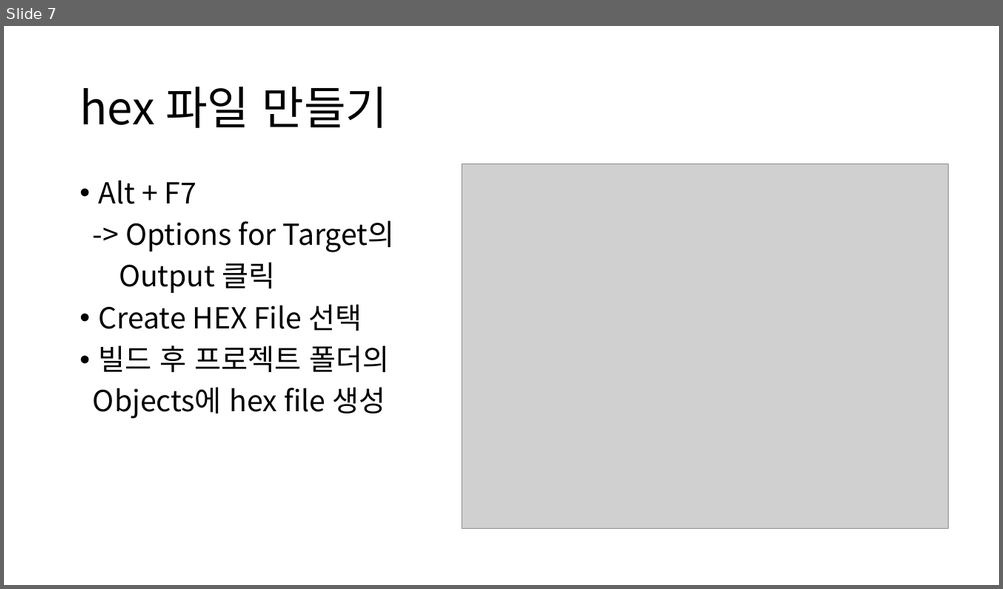
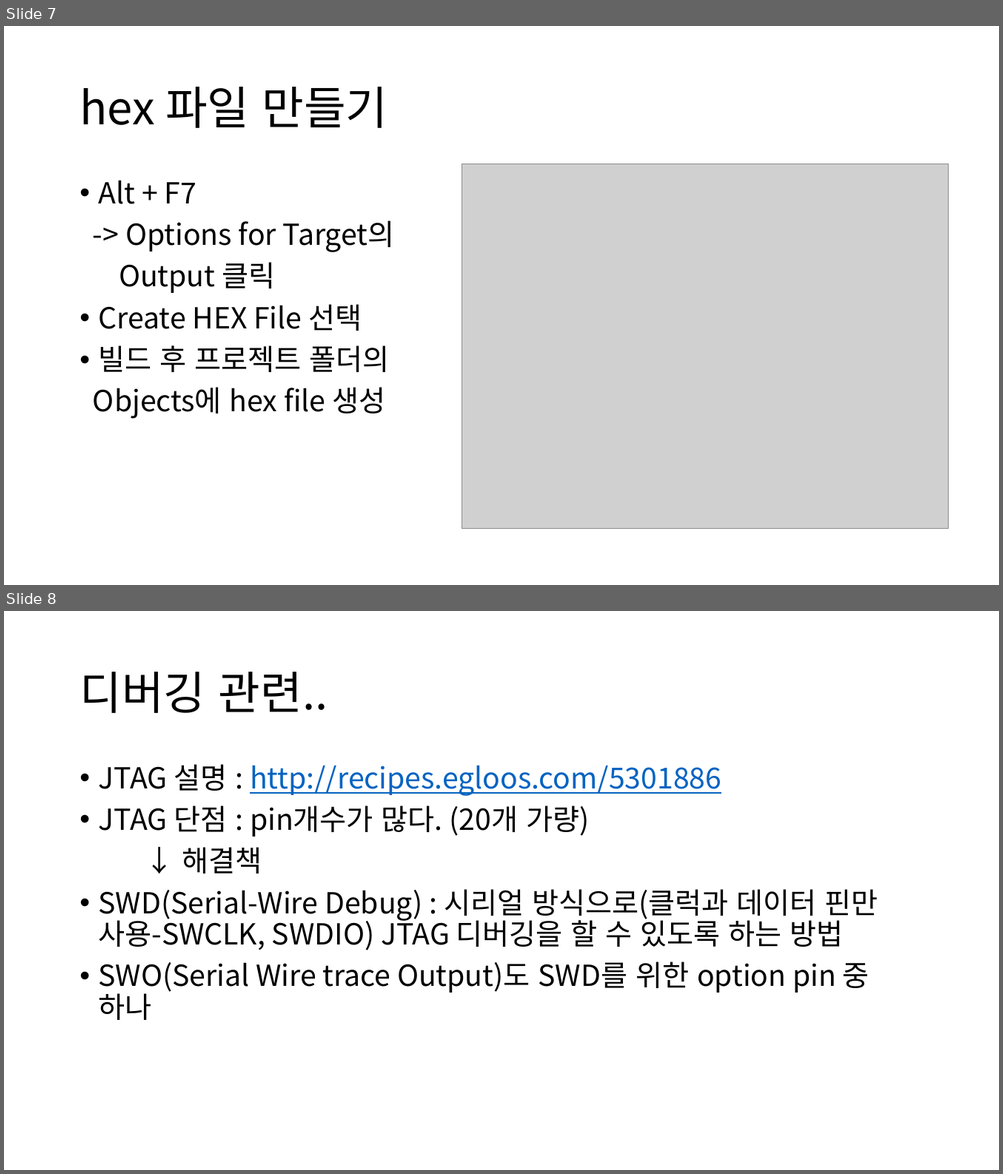
Before and after one commit to cosy07/routing, a slide deck: c_netproject/keil 환경 설정.pptx. Shown one above the other, each under a label of ours: slide 7 before the commit, slides 7 and 8 after it. The pictures are 1003x589 and 1003x1174 pixels, drawn with LibreOffice and Linux fonts; fonts in the diff are those of the drawing; grey boxes stand for pictures. Boxes give left, top, right and bottom in pixels: in the first picture for what was removed or moved away, otherwise in the second. Text is boxed around its words. In the diff, an @@ line names an element or a change of style, - is before the commit and + after.

```diff
--- a/c_netproject/keil 환경 설정.pptx
+++ b/c_netproject/keil 환경 설정.pptx
@@ slide 8 added at (4,611,999,1170), background #FFFFFF @@
@@ title added at (79,672,328,713), 44 pt, text #000000 @@
+디버깅 관련..
@@ text added at (99,764,877,1020), 28 pt, text #000000 @@
+• JTAG 설명 : http://recipes.egloos.com/5301886
+• JTAG 단점 : pin개수가 많다. (20개 가량)
+↓ 해결책
+• SWD(Serial-Wire Debug) : 시리얼 방식으로(클럭과 데이터 핀만 사용-SWCLK, SWDIO) JTAG 디버깅을 할 수 있도록 하는 방법
+• SWO(Serial Wire trace Output)도 SWD를 위한 option pin 중 하나
```
Also in this commit, not shown: 2 other slides added, 54 other files.
